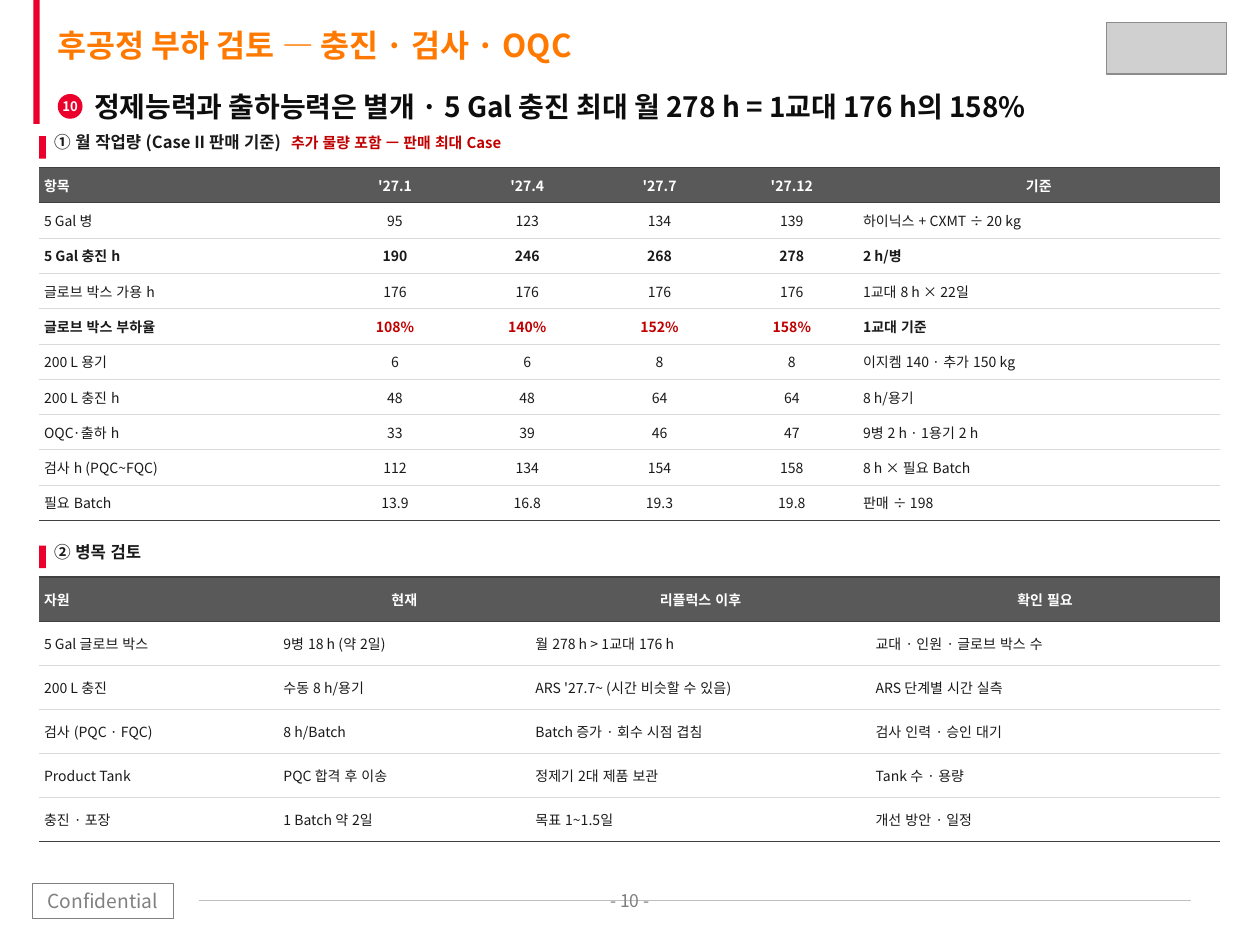
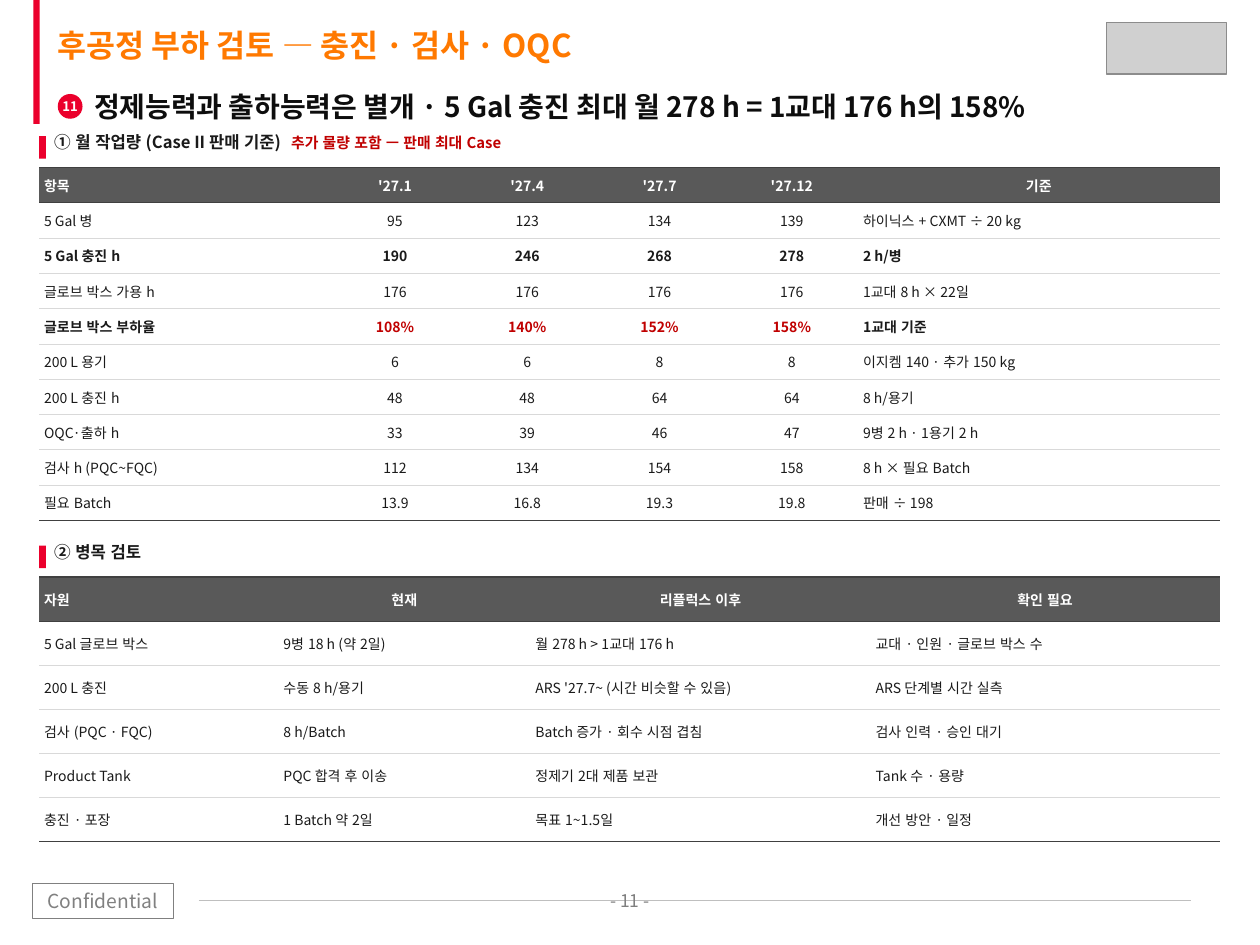
Before and after one commit to Jameskim25/-, a slide deck: slide 11 of SKTC_CpZr_Capacity_Reflux_Roadmap_2027_2028.pptx (slide 10 before the commit). Drawn at 1260x945 pixels with LibreOffice and Linux fonts; fonts in the diff are those of the drawing; grey boxes stand for pictures. Boxes give left, top, right and bottom in pixels: in the first picture for what was removed or moved away, otherwise in the second. Text is boxed around its words. In the diff, an @@ line names an element or a change of style, - is before the commit and + after.

```diff
--- a/SKTC_CpZr_Capacity_Reflux_Roadmap_2027_2028.pptx
+++ b/SKTC_CpZr_Capacity_Reflux_Roadmap_2027_2028.pptx
@@ text in ellipse at [62, 101, 78, 111]: text changed @@
-10
+11
@@ text at [620, 894, 639, 907]: text changed @@
-- 10 -
+- 11 -
```
Also in this commit, not shown: 8 other slides changed, 1 slide added, 3 other files.
